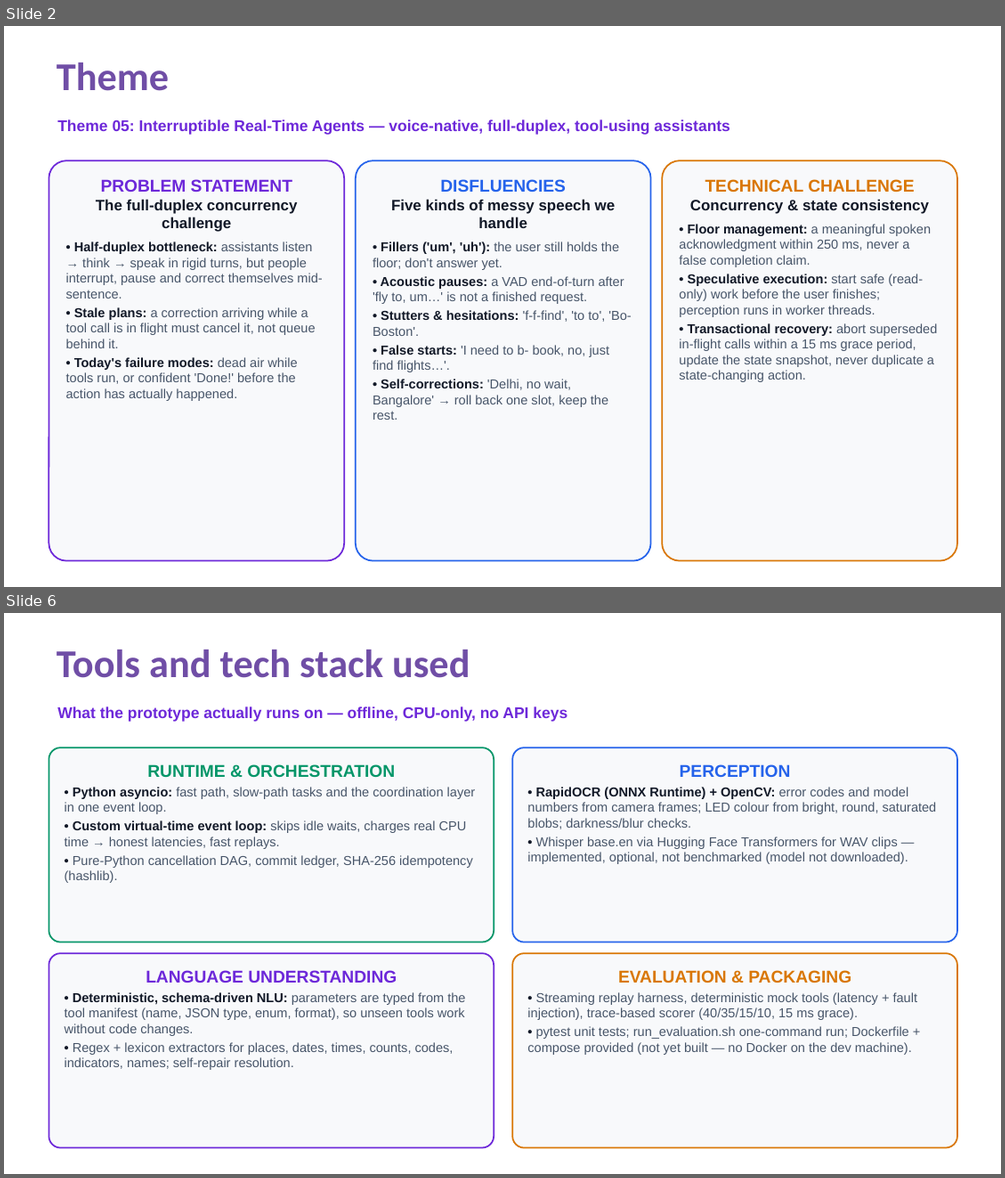
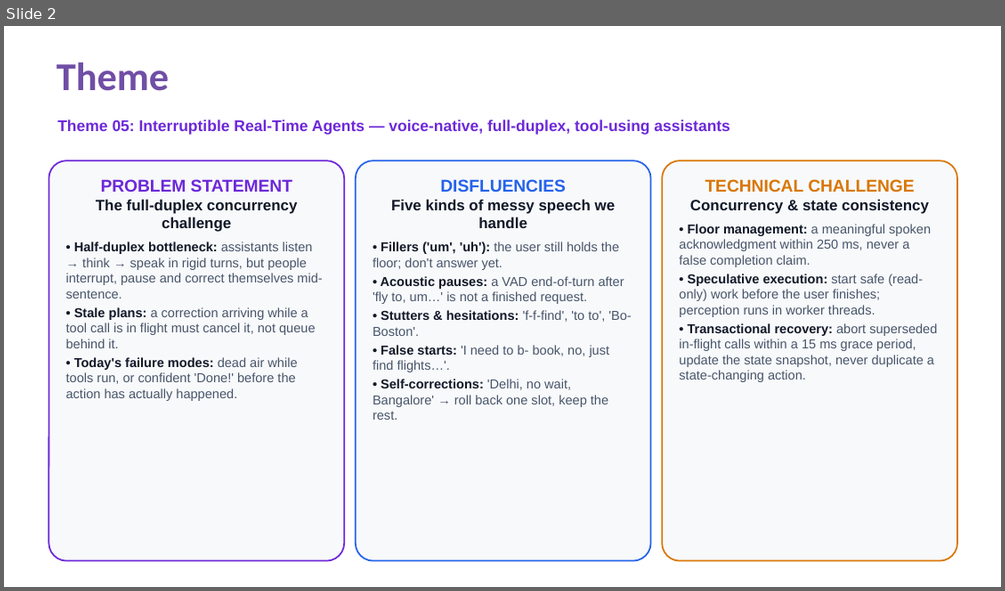
Before and after one commit to Darsh-14/Audient, a slide deck: docs/SRMIST_krenos_Submission.pptx. Shown one above the other, each under a label of ours: slides 2 and 6 before the commit, slide 2 after it; the slides between them are not shown. The pictures are 1005x1178 and 1005x591 pixels, drawn with LibreOffice and Linux fonts; fonts in the diff are those of the drawing. Boxes give left, top, right and bottom in pixels: in the first picture for what was removed or moved away, otherwise in the second. Text is boxed around its words. In the diff, an @@ line names an element or a change of style, - is before the commit and + after.

```diff
--- a/docs/SRMIST_krenos_Submission.pptx
+++ b/docs/SRMIST_krenos_Submission.pptx
@@ slide 6 removed at (x1=4, y1=613, x2=1001, y2=1174), background #FFFFFF @@
@@ title removed at (x1=57, y1=649, x2=469, y2=678) @@
-Tools and tech stack used
@@ text removed at (x1=57, y1=706, x2=567, y2=722) @@
-What the prototype actually runs on — offline, CPU-only, no API keys
@@ rounded rectangle removed at (x1=48, y1=747, x2=494, y2=942) @@
-RUNTIME & ORCHESTRATION
-• Python asyncio: fast path, slow-path tasks and the coordination layer in one event loop.
-• Custom virtual-time event loop: skips idle waits, charges real CPU time → honest latencies, fast replays.
-• Pure-Python cancellation DAG, commit ledger, SHA-256 idempotency (hashlib).
@@ rounded rectangle removed at (x1=512, y1=747, x2=957, y2=942) @@
-PERCEPTION
-• RapidOCR (ONNX Runtime) + OpenCV: error codes and model numbers from camera frames; LED colour from bright, round, saturated blobs; darkness/blur checks.
-• Whisper base.en via Hugging Face Transformers for WAV clips — implemented, optional, not benchmarked (model not downloaded).
@@ rounded rectangle removed at (x1=48, y1=953, x2=494, y2=1148) @@
-LANGUAGE UNDERSTANDING
-• Deterministic, schema-driven NLU: parameters are typed from the tool manifest (name, JSON type, enum, format), so unseen tools work without code changes.
-• Regex + lexicon extractors for places, dates, times, counts, codes, indicators, names; self-repair resolution.
@@ rounded rectangle removed at (x1=512, y1=953, x2=957, y2=1148) @@
-EVALUATION & PACKAGING
-• Streaming replay harness, deterministic mock tools (latency + fault injection), trace-based scorer (40/35/15/10, 15 ms grace).
-• pytest unit tests; run_evaluation.sh one-command run; Dockerfile + compose provided (not yet built — no Docker on the dev machine).
```
Also in this commit, not shown: 6 slides changed, 1 slide added, 4 other slides removed, 2 other files.
